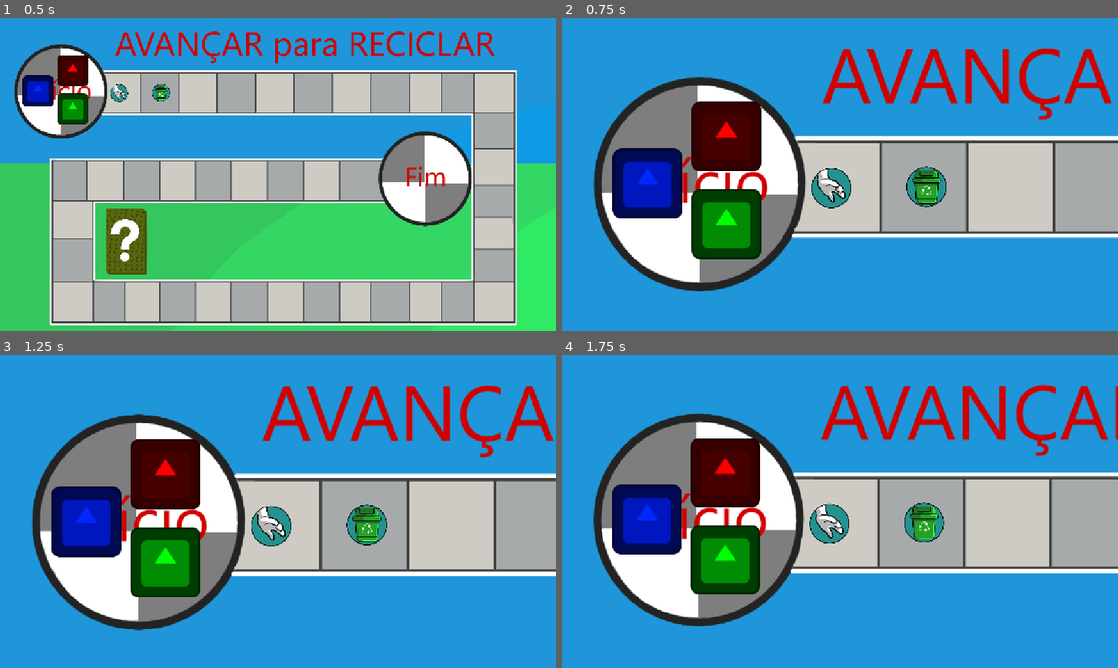
Above: before the commit, frames 1-4 (two rows, left to right).
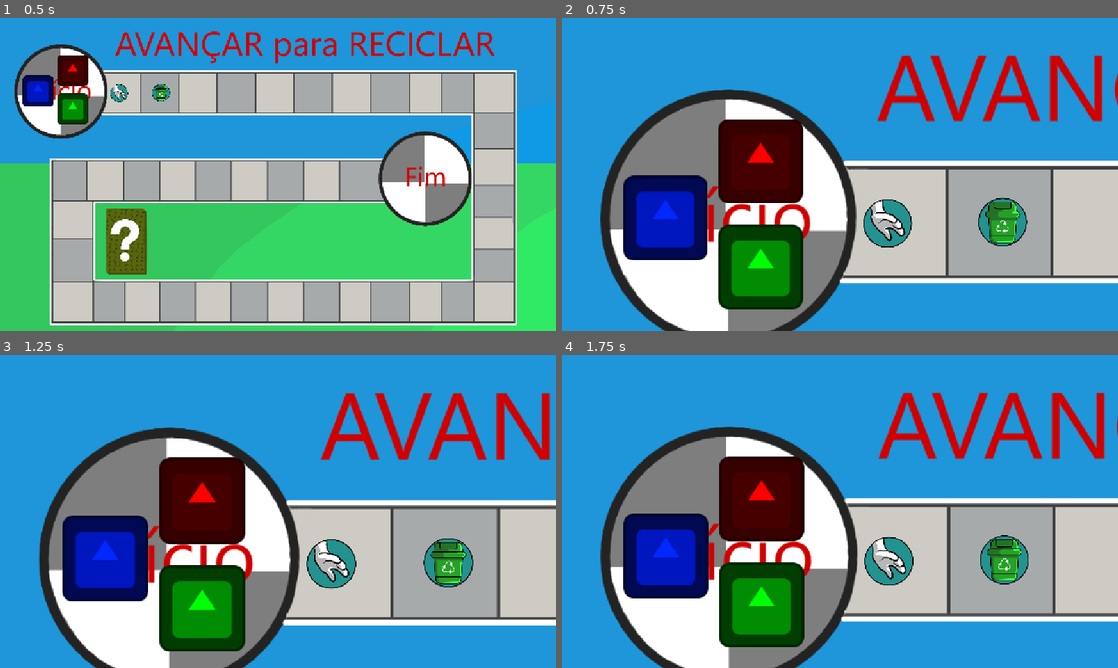
Above: after the commit, the same moments.

Repository: LitheFulminare/avancar-para-reciclar-XP5
Game: Godot game, scene res://Scenes/Game/game_scene.tscn
Same seed, same stepped clock (60 frames per second), same inputs: the game is played once before the commit and once after it. The engine's default icon, where the game draws it, is replaced by a stand-in: a white triangle on a blue panel in a dark square.
Inputs (mouse positions are in pixels of both pictures, inside the frame that each line leads up to):
- Up to frame 1 (0.5 s): no input
- Up to frame 2 (0.75 s): tap Enter at 0.5 s; move the mouse to (962, 158) at 0.52 s; hold Mouse wheel up (Camera zoom in) from 0.53 s (still down)
- Up to frame 3 (1.25 s): keep holding Mouse wheel up (Camera zoom in)
- Up to frame 4 (1.75 s): move the mouse to (728, 527) at 1.27 s; release Mouse wheel up (Camera zoom in) at 1.28 s; tap Mouse wheel down (Camera zoom out) at 1.35 s

Frame 1 is identical in both runs. In frame 2, 54% of the frame differs, in the area x 5-100%, y 9-100%; in frame 3, 55%; in frame 4, 55%.

Commit message:
ajusted zoom, player size and position, branch enum

Diff:
--- a/avancar para reciclar/Prototyping/map test.tscn
+++ b/avancar para reciclar/Prototyping/map test.tscn
@@ -266,18 +266,18 @@
 
 [node name="Player 1" parent="Players" instance=ExtResource("7_v5epi")]
 modulate = Color(1, 0, 0, 1)
-position = Vector2(1061, 569)
-scale = Vector2(0.5, 0.5)
+position = Vector2(984, 611)
+scale = Vector2(0.2, 0.2)
 
 [node name="Player 2" parent="Players" instance=ExtResource("7_v5epi")]
 modulate = Color(0, 0.15625, 1, 1)
-position = Vector2(930, 617)
-scale = Vector2(0.5, 0.5)
+position = Vector2(1002, 562)
+scale = Vector2(0.2, 0.2)
 
 [node name="Player 3" parent="Players" instance=ExtResource("7_v5epi")]
 modulate = Color(0, 1, 0.015625, 1)
-position = Vector2(993, 610)
-scale = Vector2(0.5, 0.5)
+position = Vector2(1035, 631)
+scale = Vector2(0.2, 0.2)
 
 [node name="Scrolling Camera" parent="." instance=ExtResource("2_y42xc")]
 position = Vector2(576, 324)
--- a/avancar para reciclar/Scripts/Managers/path_manager.gd
+++ b/avancar para reciclar/Scripts/Managers/path_manager.gd
@@ -1,5 +1,12 @@
 class_name PathManager
 extends Node
+
+enum branches
+{
+	no_branch,
+	branch_A,
+	branch_B
+}
 
 @export_subgroup("Branch 1")
 @export var branch1_A_start: int = 0
--- a/avancar para reciclar/Scripts/Map elements/scrolling camera.gd
+++ b/avancar para reciclar/Scripts/Map elements/scrolling camera.gd
@@ -9,7 +9,7 @@
 var zoom_target: Vector2
 var starting_position: Vector2
 
-var max_zoom: float = 2.25
+var max_zoom: float = 2.75
 var base_zoom_smoothing: float = 8
 var zoom_smoothing: float = 8
 
--- a/avancar para reciclar/Scripts/Player/player.gd
+++ b/avancar para reciclar/Scripts/Player/player.gd
@@ -1,5 +1,5 @@
+class_name Player
 extends Node
-class_name Player
 
 signal move(target_position: Vector2)
 signal stopped_moving # connected to player_stopped_moving() on the RoundManager
@@ -12,6 +12,7 @@
 # doesn't get changed internally
 # round_manager changes right before moving the player
 var current_square : int = 0
+var current_branch: PathManager.branches
 
 func _on_move(target_position: Vector2) -> void:
 	print("moving to " + str(target_position))
